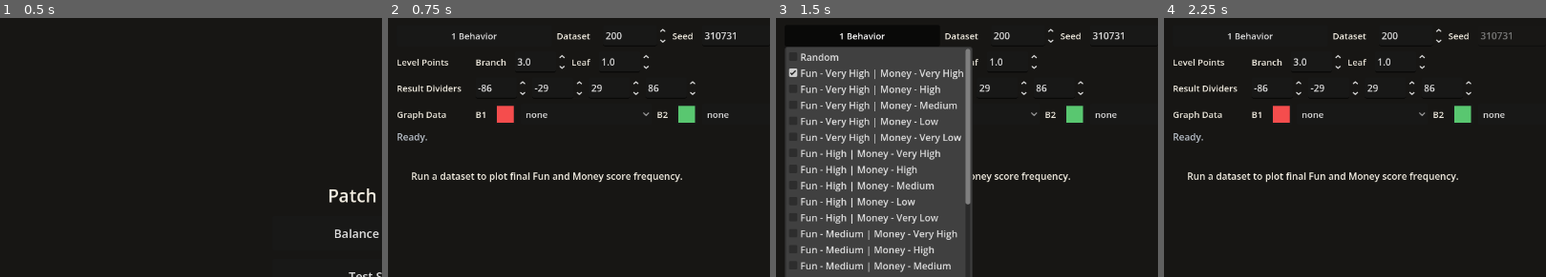
Above: before the commit, frames 1-4 (left to right).
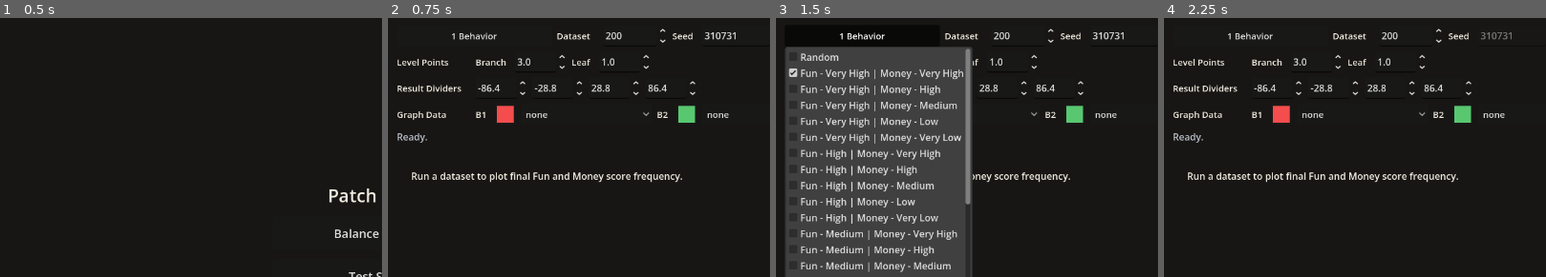
Above: after the commit, the same moments.

Repository: Josephblt/patch-notes
Game: Godot game, scene res://scenes/scene_launcher.tscn
Two runs of this game, one before a commit and one after it. Both use one fixed random seed, a clock stepped at 60 frames per second and the inputs below.
Inputs:
- Up to frame 1 (0.5 s): no input
- Up to frame 2 (0.75 s): click "Balance Runner" at 0.5 s
- Up to frame 3 (1.5 s): click "1 Behavior" at 1.25 s
- Up to frame 4 (2.25 s): click "Random Seed" at 2 s
The pictures show only the part of the screen within x 0-50%, y 8-58%; the shares and areas given below are measured in that part.

Frame 1 is identical in both runs. In frame 2, 0.2% of the frame differs, in the area x 27-73%, y 25-29%; in frame 3, less than 0.1%; in frame 4, 0.2%.

Commit message:
Decouple result dividers from level points

Diff:
--- a/src/scenes/tools/balance_runner.tscn
+++ b/src/scenes/tools/balance_runner.tscn
@@ -161,29 +161,41 @@
 [node name="BandDivider1SpinBox" type="SpinBox" parent="MarginContainer/VBoxContainer/BandRow"]
 custom_minimum_size = Vector2(86, 36)
 layout_mode = 2
-min_value = -144.0
-max_value = 144.0
+allow_greater = true
+allow_lesser = true
+min_value = -144.0
+max_value = 144.0
+step = 0.1
 value = -86.0
 
 [node name="BandDivider2SpinBox" type="SpinBox" parent="MarginContainer/VBoxContainer/BandRow"]
 custom_minimum_size = Vector2(86, 36)
 layout_mode = 2
-min_value = -144.0
-max_value = 144.0
+allow_greater = true
+allow_lesser = true
+min_value = -144.0
+max_value = 144.0
+step = 0.1
 value = -29.0
 
 [node name="BandDivider3SpinBox" type="SpinBox" parent="MarginContainer/VBoxContainer/BandRow"]
 custom_minimum_size = Vector2(86, 36)
 layout_mode = 2
-min_value = -144.0
-max_value = 144.0
+allow_greater = true
+allow_lesser = true
+min_value = -144.0
+max_value = 144.0
+step = 0.1
 value = 29.0
 
 [node name="BandDivider4SpinBox" type="SpinBox" parent="MarginContainer/VBoxContainer/BandRow"]
 custom_minimum_size = Vector2(86, 36)
 layout_mode = 2
-min_value = -144.0
-max_value = 144.0
+allow_greater = true
+allow_lesser = true
+min_value = -144.0
+max_value = 144.0
+step = 0.1
 value = 86.0
 
 [node name="GraphDatasetRow" type="HBoxContainer" parent="MarginContainer/VBoxContainer"]
--- a/src/scripts/models/cards/feature_deck.gd
+++ b/src/scripts/models/cards/feature_deck.gd
@@ -21,9 +21,9 @@
 	return _available_cards.pop_front()
 
 
-func shuffle(seed: int) -> void:
+func shuffle(shuffle_seed: int) -> void:
 	var random_number_generator: RandomNumberGenerator = RandomNumberGenerator.new()
-	random_number_generator.seed = seed
+	random_number_generator.seed = shuffle_seed
 
 	for card_index: int in range(_available_cards.size() - 1, 0, -1):
 		var swap_index: int = random_number_generator.randi_range(0, card_index)
--- a/src/scripts/tools/balance_runner.gd
+++ b/src/scripts/tools/balance_runner.gd
@@ -281,7 +281,6 @@
 		branch_point_spin_box.value,
 		leaf_point_spin_box.value
 	)
-	_update_band_divider_limits()
 
 
 func _on_band_dividers_changed(_value: float) -> void:
@@ -921,14 +920,6 @@
 		spin_box.value = dividers[divider_index]
 
 
-func _update_band_divider_limits() -> void:
-	var score_axis_bound: float = _calculate_score_axis_bound()
-
-	for spin_box: SpinBox in _get_band_divider_spin_boxes():
-		spin_box.min_value = -score_axis_bound
-		spin_box.max_value = score_axis_bound
-
-
 func _get_default_raw_score_dividers(score_axis_bound: float) -> Array[float]:
 	var dividers: Array[float] = []
 
